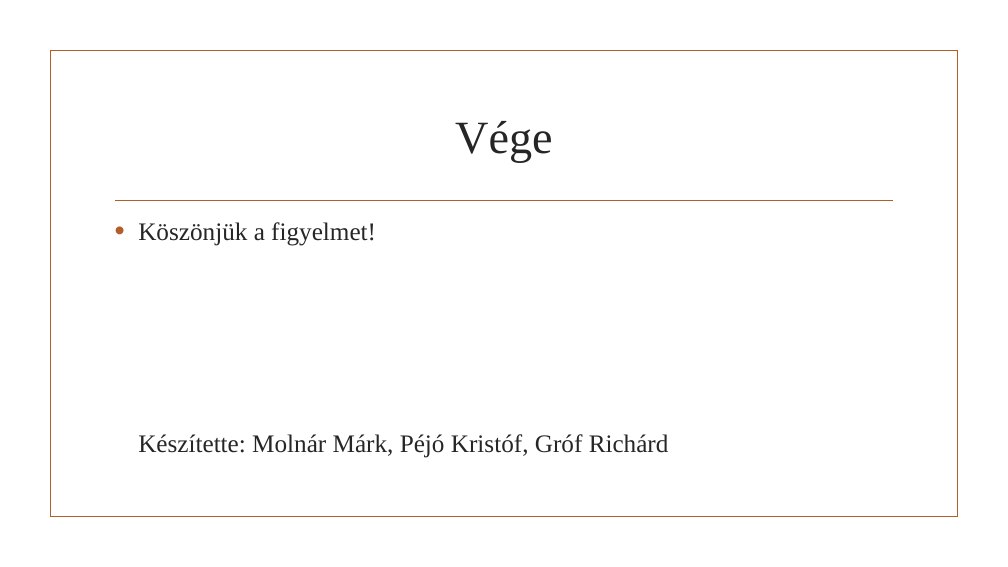
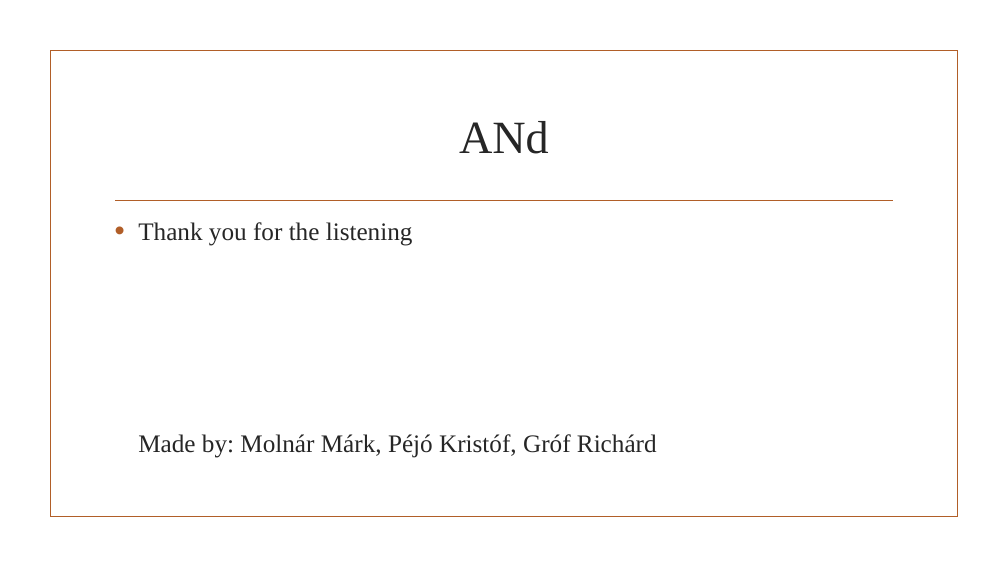
Before and after one commit to MolnarMark-HUN/Project, a slide deck: slide 29 of Projekt prezi ENG.pptx. Drawn at 1008x567 pixels with LibreOffice and Linux fonts; fonts in the diff are those of the drawing; background and template pictures are left out. Boxes give left, top, right and bottom in pixels: in the first picture for what was removed or moved away, otherwise in the second. Text is boxed around its words. In the diff, an @@ line names an element or a change of style, - is before the commit and + after.

```diff
--- a/Projekt prezi ENG.pptx
+++ b/Projekt prezi ENG.pptx
@@ title at [459,121,549,154]: text changed @@
-Vége
+ANd
@@ text at [138,222,657,458]: text changed @@
-• Köszönjük a figyelmet!
-  Készítette: Molnár Márk, Péjó Kristóf, Gróf Richárd
+• Thank you for the listening
+  Made by: Molnár Márk, Péjó Kristóf, Gróf Richárd
```
Also in this commit, not shown: 9 other slides changed.
